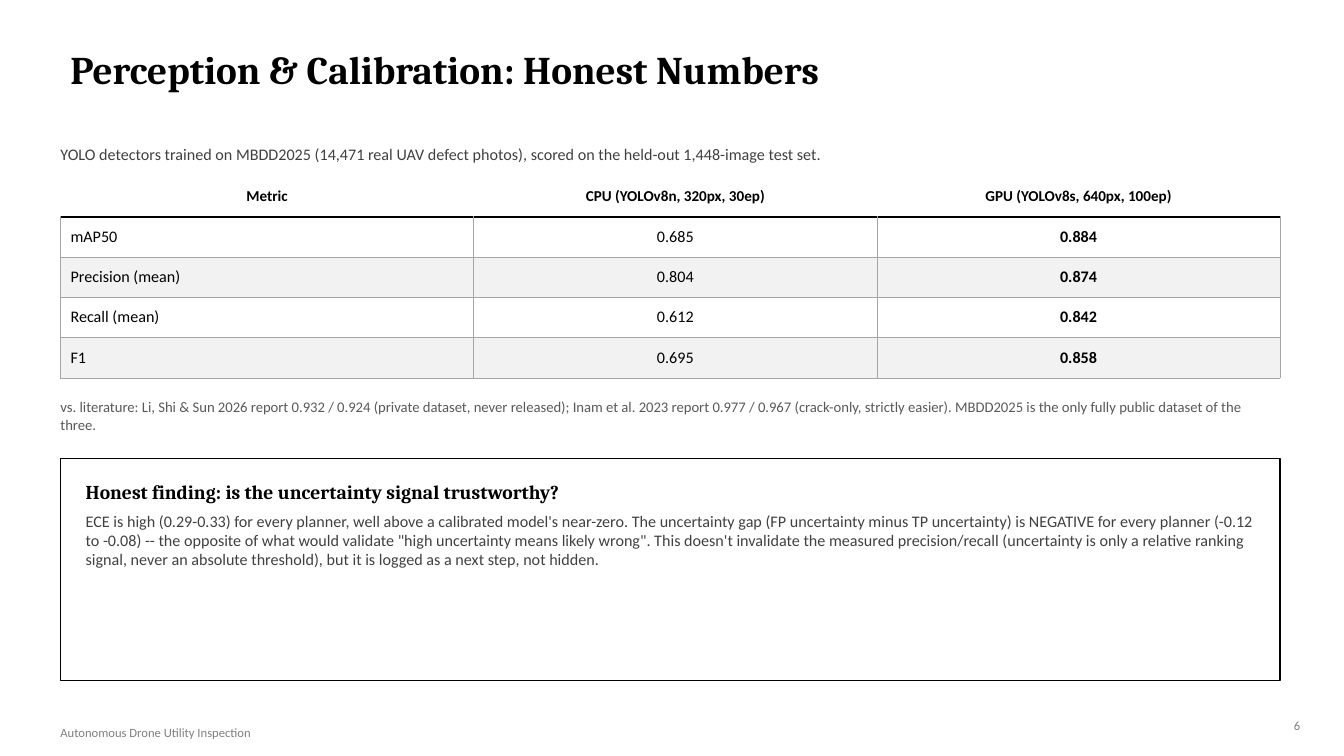
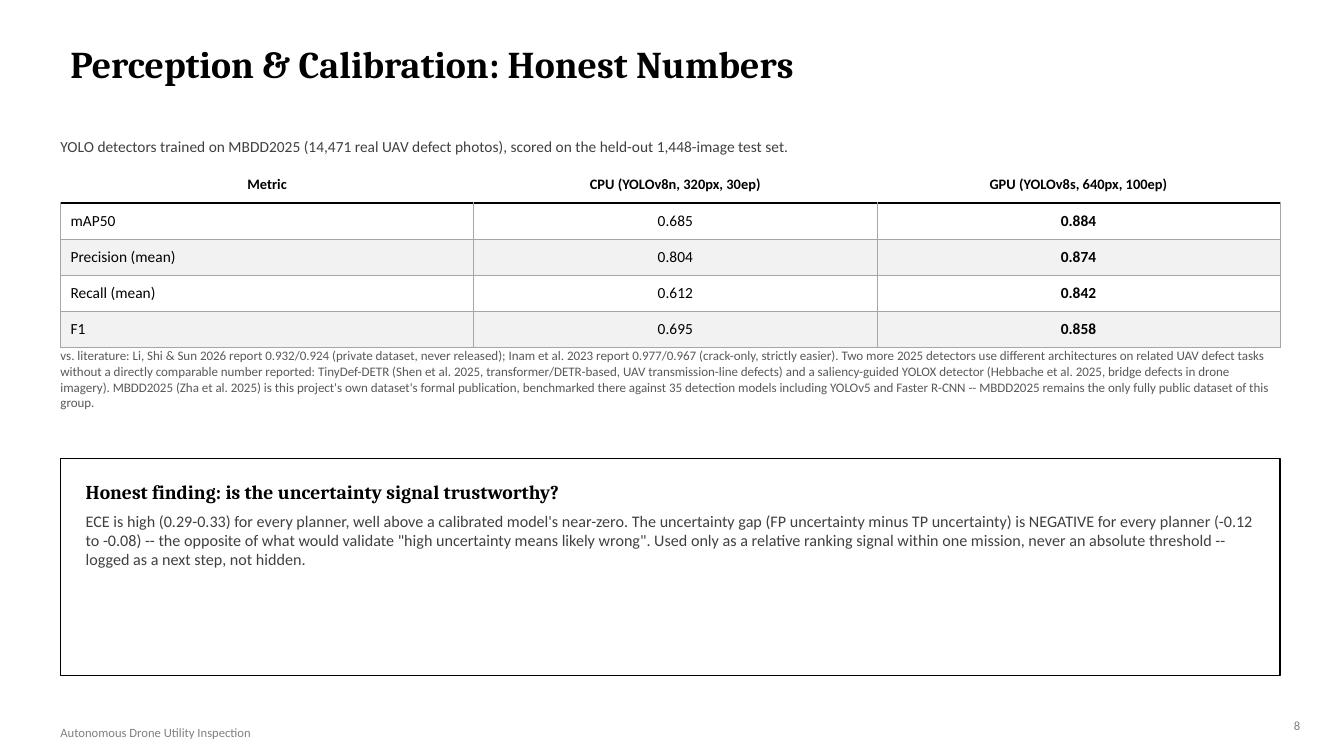
Before and after one commit to DrNeel11/project_work_1, a slide deck: slide 8 of drone-sim-today/Autonomous_Drone_Inspection_Progress.pptx (slide 6 before the commit). Drawn at 1344x756 pixels with LibreOffice and Linux fonts; fonts in the diff are those of the drawing. Boxes give left, top, right and bottom in pixels: in the first picture for what was removed or moved away, otherwise in the second. Text is boxed around its words. In the diff, an @@ line names an element or a change of style, - is before the commit and + after.

```diff
--- a/drone-sim-today/Autonomous_Drone_Inspection_Progress.pptx
+++ b/drone-sim-today/Autonomous_Drone_Inspection_Progress.pptx
@@ title "Perception & Calibration: Honest Numbers" at bbox=[70, 51, 794, 86]: size 28 to 27 pt @@
@@ text "YOLO detectors trained on MBDD2025 ..." at bbox=[60, 141, 788, 155]: size 11.5 to 11 pt @@
@@ table at bbox=[60, 166, 1280, 338] @@
@@ size 10.8 to 10.3 pt in "Metric", "CPU (YOLOv8n, 320px, 30ep)", "GPU (YOLOv8s, 640px, 100ep)" @@
@@ size 11.5 to 11 pt in "mAP50", "0.685", "0.884", "Precision (mean)" and 8 more places @@
@@ table: place and size @@
-table at bbox=[60, 176, 1280, 367]
+table at bbox=[60, 166, 1280, 338]
@@ text at bbox=[60, 350, 1268, 409]: text changed; size 10.5 to 9.3 pt @@
-vs. literature: Li, Shi & Sun 2026 report 0.932 / 0.924 (private dataset, never released); Inam et al. 2023 report 0.977 / 0.967 (crack-only, strictly easier). MBDD2025 is the only fully public dataset of the three.
+vs. literature: Li, Shi & Sun 2026 report 0.932/0.924 (private dataset, never released); Inam et al. 2023 report 0.977/0.967 (crack-only, strictly easier). Two more 2025 detectors use different architectures on related UAV defect tasks without a directly comparable number reported: TinyDef-DETR (Shen et al. 2025, transformer/DETR-based, UAV transmission-line defects) and a saliency-guided YOLOX detector (Hebbache et al. 2025, bridge defects in drone imagery). MBDD2025 (Zha et al. 2025) is this project's own dataset's formal publication, benchmarked there against 35 detection models including YOLOv5 and Faster R-CNN -- MBDD2025 remains the only fully public dataset of this group.
@@ rectangle: place and size @@
-rectangle at bbox=[60, 459, 1280, 681]
+rectangle at bbox=[60, 459, 1280, 676]
@@ text at bbox=[86, 515, 1252, 568]: text changed @@
-ECE is high (0.29-0.33) for every planner, well above a calibrated model's near-zero. The uncertainty gap (FP uncertainty minus TP uncertainty) is NEGATIVE for every planner (-0.12 to -0.08) -- the opposite of what would validate "high uncertainty means likely wrong". This doesn't invalidate the measured precision/recall (uncertainty is only a relative ranking signal, never an absolute threshold), but it is logged as a next step, not hidden.
+ECE is high (0.29-0.33) for every planner, well above a calibrated model's near-zero. The uncertainty gap (FP uncertainty minus TP uncertainty) is NEGATIVE for every planner (-0.12 to -0.08) -- the opposite of what would validate "high uncertainty means likely wrong". Used only as a relative ranking signal within one mission, never an absolute threshold -- logged as a next step, not hidden.
```
Also in this commit, not shown: 7 other slides changed, 2 slides added, 1 other file.
